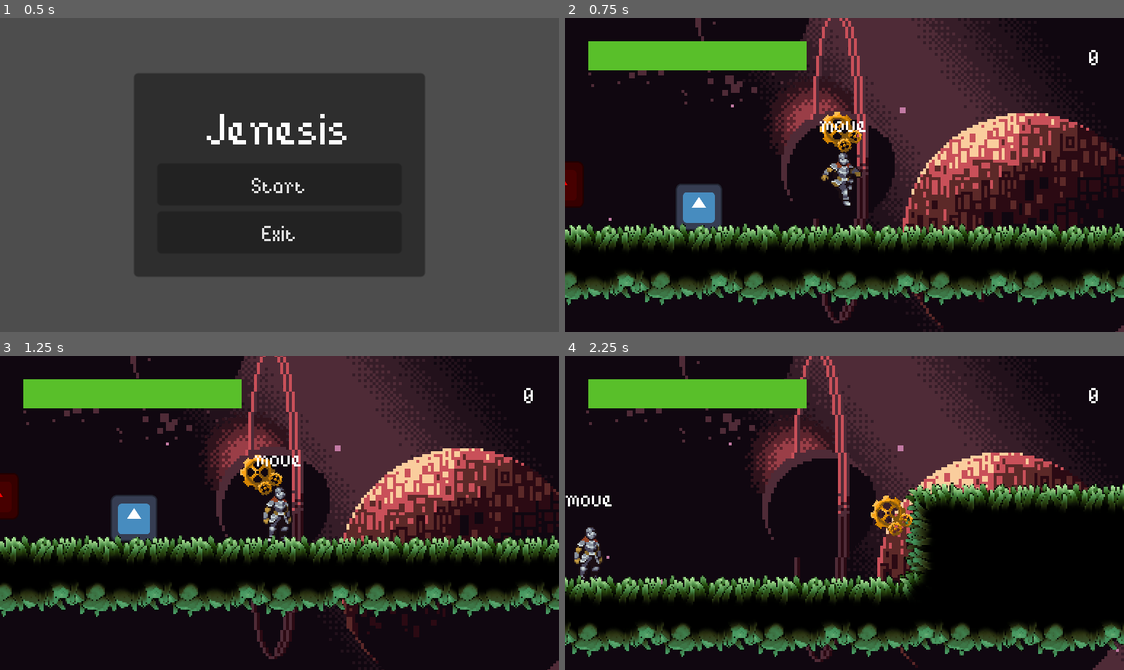
Above: before the commit, frames 1-4 (two rows, left to right).
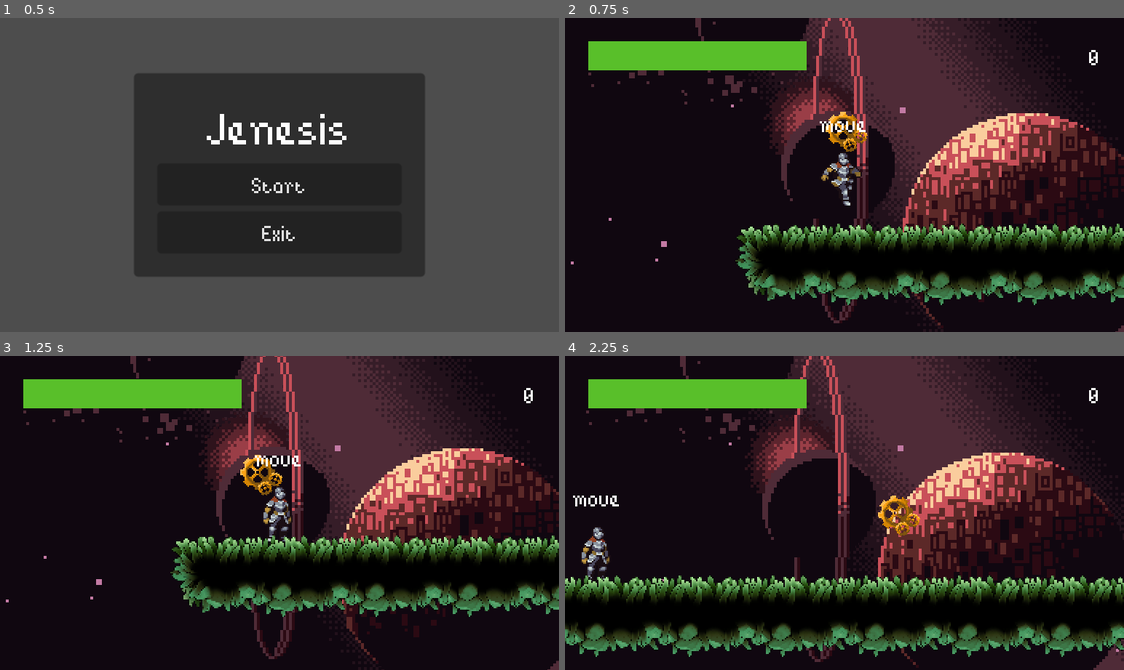
Above: after the commit, the same moments.

Repository: elixs/jenesis
Game: Godot game, scene res://ui/main_menu.tscn
The game is run twice, just before and just after one commit, with the same random seed, the same clock (stepped at 60 frames per second) and the same inputs. The engine's default icon, where the game draws it, is replaced by a stand-in: a white triangle on a blue panel in a dark square.
Inputs (mouse positions are in pixels of both pictures, inside the frame that each line leads up to):
- Up to frame 1 (0.5 s): no input
- Up to frame 2 (0.75 s): click "Start" at 0.5 s
- Up to frame 3 (1.25 s): no input
- Up to frame 4 (2.25 s): move the mouse to (967, 497) at 1.27 s; hold D (move_right) from 1.28 s (still down); tap C (companion) at 1.35 s; tap Space (jump) at 1.52 s; move the mouse to (732, 528) at 2.02 s; click (732, 528) at 2.1 s

Frame 1 is identical in both runs. In frame 2, 6.3% of the frame differs, in the area x 0-55%, y 29-92%; in frame 3, 5.8%; in frame 4, 19%, in the area x 0-100%, y 0-100%.

Commit message:
level manager update

Diff:
--- a/scenes/camera_with_shake.gd
+++ b/scenes/camera_with_shake.gd
@@ -5,7 +5,7 @@
 @export var points: int = 5
 @export var duration: float = 0.2
 
-var target: Node2D
+@export var target: Node2D
 
 
 var _zoom_enabled := false
--- a/scenes/companion.gd
+++ b/scenes/companion.gd
@@ -24,8 +24,6 @@
 			if tween:
 				tween.set_speed_scale(1)
 				velocity = Vector2.ZERO
-
-
 		state = next_state
 
 
--- /dev/null
+++ b/scenes/credits.tscn
@@ -0,0 +1,19 @@
+[gd_scene format=3 uid="uid://cf85r56e6ov07"]
+
+[node name="Credits" type="Node2D"]
+
+[node name="CanvasLayer" type="CanvasLayer" parent="."]
+
+[node name="MarginContainer" type="MarginContainer" parent="CanvasLayer"]
+anchors_preset = 15
+anchor_right = 1.0
+anchor_bottom = 1.0
+grow_horizontal = 2
+grow_vertical = 2
+
+[node name="RichTextLabel" type="RichTextLabel" parent="CanvasLayer/MarginContainer"]
+layout_mode = 2
+theme_override_font_sizes/normal_font_size = 64
+bbcode_enabled = true
+text = "
+[wave amp=120][rainbow][center]Ganaste![/center][/rainbow][/wave]"
--- a/scenes/level1.tscn
+++ b/scenes/level1.tscn
@@ -1,11 +1,14 @@
-[gd_scene load_steps=9 format=3 uid="uid://otfsmxocn1x8"]
-
+[gd_scene load_steps=12 format=3 uid="uid://otfsmxocn1x8"]
+
+[ext_resource type="Script" path="res://scenes/main.gd" id="1_1hhcj"]
 [ext_resource type="Texture2D" uid="uid://crmq3vf48yn4w" path="res://icon.svg" id="1_6xabj"]
 [ext_resource type="PackedScene" uid="uid://biem7uaf4depg" path="res://scenes/player.tscn" id="4_v3l8l"]
 [ext_resource type="AudioStream" uid="uid://bi3arknm2seuj" path="res://assets/Vault(mp3)/blademaster.mp3" id="5_v5tv2"]
 [ext_resource type="PackedScene" uid="uid://cwbt5e0n7qtu2" path="res://scenes/goal.tscn" id="6_bs5k0"]
+[ext_resource type="PackedScene" uid="uid://bj5g6jd8rvgmr" path="res://scenes/camera_with_shake.tscn" id="7_3wief"]
 [ext_resource type="Texture2D" uid="uid://qth8pba0326d" path="res://assets/Mossy Tileset/Mossy - TileSet - small.png" id="7_7tjn3"]
 [ext_resource type="PackedScene" uid="uid://dptlb422clgnw" path="res://scenes/parallax_background.tscn" id="8_l86y0"]
+[ext_resource type="PackedScene" uid="uid://dygg3ki5svgis" path="res://scenes/companion.tscn" id="8_q237t"]
 
 [sub_resource type="TileSetAtlasSource" id="TileSetAtlasSource_13mwl"]
 texture = ExtResource("7_7tjn3")
@@ -523,7 +526,8 @@
 terrain_set_0/terrain_0/color = Color(0.772549, 0.705882, 0.439216, 1)
 sources/0 = SubResource("TileSetAtlasSource_13mwl")
 
-[node name="Main" type="Node2D"]
+[node name="Level1" type="Node2D"]
+script = ExtResource("1_1hhcj")
 
 [node name="Icon" type="Sprite2D" parent="."]
 visible = false
@@ -548,3 +552,10 @@
 
 [node name="Goal" parent="." instance=ExtResource("6_bs5k0")]
 position = Vector2(702, 194)
+
+[node name="CameraWithShake" parent="." node_paths=PackedStringArray("target") instance=ExtResource("7_3wief")]
+position = Vector2(170, 161)
+target = NodePath("../Player")
+
+[node name="Companion" parent="." instance=ExtResource("8_q237t")]
+position = Vector2(225, 116)
--- a/scenes/level2.tscn
+++ b/scenes/level2.tscn
@@ -1,11 +1,14 @@
-[gd_scene load_steps=9 format=3 uid="uid://bb3qd55ggfrry"]
-
+[gd_scene load_steps=12 format=3 uid="uid://bb3qd55ggfrry"]
+
+[ext_resource type="Script" path="res://scenes/main.gd" id="1_p6nay"]
 [ext_resource type="Texture2D" uid="uid://crmq3vf48yn4w" path="res://icon.svg" id="1_vbt2v"]
 [ext_resource type="PackedScene" uid="uid://biem7uaf4depg" path="res://scenes/player.tscn" id="2_3i8tv"]
 [ext_resource type="AudioStream" uid="uid://bi3arknm2seuj" path="res://assets/Vault(mp3)/blademaster.mp3" id="3_u0dmm"]
 [ext_resource type="Texture2D" uid="uid://qth8pba0326d" path="res://assets/Mossy Tileset/Mossy - TileSet - small.png" id="4_xk5qc"]
 [ext_resource type="PackedScene" uid="uid://dptlb422clgnw" path="res://scenes/parallax_background.tscn" id="5_gtw3b"]
 [ext_resource type="PackedScene" uid="uid://cwbt5e0n7qtu2" path="res://scenes/goal.tscn" id="6_0e0xy"]
+[ext_resource type="PackedScene" uid="uid://bj5g6jd8rvgmr" path="res://scenes/camera_with_shake.tscn" id="7_gjjk0"]
+[ext_resource type="PackedScene" uid="uid://dygg3ki5svgis" path="res://scenes/companion.tscn" id="8_jucy6"]
 
 [sub_resource type="TileSetAtlasSource" id="TileSetAtlasSource_13mwl"]
 texture = ExtResource("4_xk5qc")
@@ -523,7 +526,8 @@
 terrain_set_0/terrain_0/color = Color(0.772549, 0.705882, 0.439216, 1)
 sources/0 = SubResource("TileSetAtlasSource_13mwl")
 
-[node name="Main" type="Node2D"]
+[node name="Level2" type="Node2D"]
+script = ExtResource("1_p6nay")
 
 [node name="Icon" type="Sprite2D" parent="."]
 visible = false
@@ -548,3 +552,10 @@
 
 [node name="Goal" parent="." instance=ExtResource("6_0e0xy")]
 position = Vector2(1151, 190)
+
+[node name="CameraWithShake" parent="." node_paths=PackedStringArray("target") instance=ExtResource("7_gjjk0")]
+position = Vector2(170, 161)
+target = NodePath("../Player")
+
+[node name="Companion" parent="." instance=ExtResource("8_jucy6")]
+position = Vector2(225, 116)
--- a/scenes/level_manager.gd
+++ b/scenes/level_manager.gd
@@ -1,11 +1,13 @@
 extends Node
 
 @export var levels: Array[PackedScene]
-
-var current_level = 0
+@export var credits: PackedScene
+var current_level = -1
 
 func next_level():
 	if current_level + 1 >= levels.size():
+		if credits:
+			get_tree().change_scene_to_packed(credits)
 		return
 	current_level += 1
 	get_tree().change_scene_to_packed(levels[current_level])
--- a/scenes/level_manager.tscn
+++ b/scenes/level_manager.tscn
@@ -1,9 +1,11 @@
-[gd_scene load_steps=4 format=3 uid="uid://2qs5wkdeuwmy"]
+[gd_scene load_steps=5 format=3 uid="uid://2qs5wkdeuwmy"]
 
 [ext_resource type="Script" path="res://scenes/level_manager.gd" id="1_nqycg"]
 [ext_resource type="PackedScene" uid="uid://otfsmxocn1x8" path="res://scenes/level1.tscn" id="2_ofgkm"]
 [ext_resource type="PackedScene" uid="uid://bb3qd55ggfrry" path="res://scenes/level2.tscn" id="3_baqlw"]
+[ext_resource type="PackedScene" uid="uid://cf85r56e6ov07" path="res://scenes/credits.tscn" id="4_f3iqt"]
 
 [node name="LevelManager" type="Node"]
 script = ExtResource("1_nqycg")
-levels = Array[PackedScene]([ExtResource("2_ofgkm"), ExtResource("3_baqlw")])
+levels = Array[PackedScene]([ExtResource("2_ofgkm"), ExtResource("3_baqlw"), ExtResource("2_ofgkm")])
+credits = ExtResource("4_f3iqt")
--- a/scenes/main.gd
+++ b/scenes/main.gd
@@ -5,22 +5,16 @@
 
 func _ready() -> void:
 	player.companion_toggled.connect(_toggle_companion)
-	camera.target = player
-
 
 
 func _toggle_companion(toggle: bool) -> void:
 	if toggle:
 		camera.target = companion
 		camera.enable_zoom(true)
-		camera.position_smoothing_speed = 100
 		camera.set_smoothing_speed(10)
-
 		companion.move()
 	else:
 		camera.target = player
 		camera.enable_zoom(false)
 		camera.set_smoothing_speed(5)
-
-
 		companion.follow()
--- a/ui/main_menu.gd
+++ b/ui/main_menu.gd
@@ -3,7 +3,7 @@
 @onready var start = %Start
 @onready var exit = %Exit
 
-@export var main_scene: PackedScene
+#@export var main_scene: PackedScene
 
 
 func _ready():
@@ -12,7 +12,8 @@
 
 func _on_start_pressed():
 #	get_tree().change_scene_to_file("res://scenes/main.tscn")
-	get_tree().change_scene_to_packed(main_scene)
+#	get_tree().change_scene_to_packed(main_scene)
+	LevelManager.next_level()
 
 
 func _on_exit_pressed():
--- a/ui/main_menu.tscn
+++ b/ui/main_menu.tscn
@@ -1,7 +1,6 @@
-[gd_scene load_steps=3 format=3 uid="uid://buh5isfuh7frx"]
+[gd_scene load_steps=2 format=3 uid="uid://buh5isfuh7frx"]
 
 [ext_resource type="Script" path="res://ui/main_menu.gd" id="1_emf6v"]
-[ext_resource type="PackedScene" uid="uid://ojuklhki5km" path="res://scenes/main.tscn" id="2_o8r4h"]
 
 [node name="MainMenu" type="MarginContainer"]
 anchors_preset = 15
@@ -10,7 +9,6 @@
 grow_horizontal = 2
 grow_vertical = 2
 script = ExtResource("1_emf6v")
-main_scene = ExtResource("2_o8r4h")
 
 [node name="PanelContainer" type="PanelContainer" parent="."]
 layout_mode = 2
